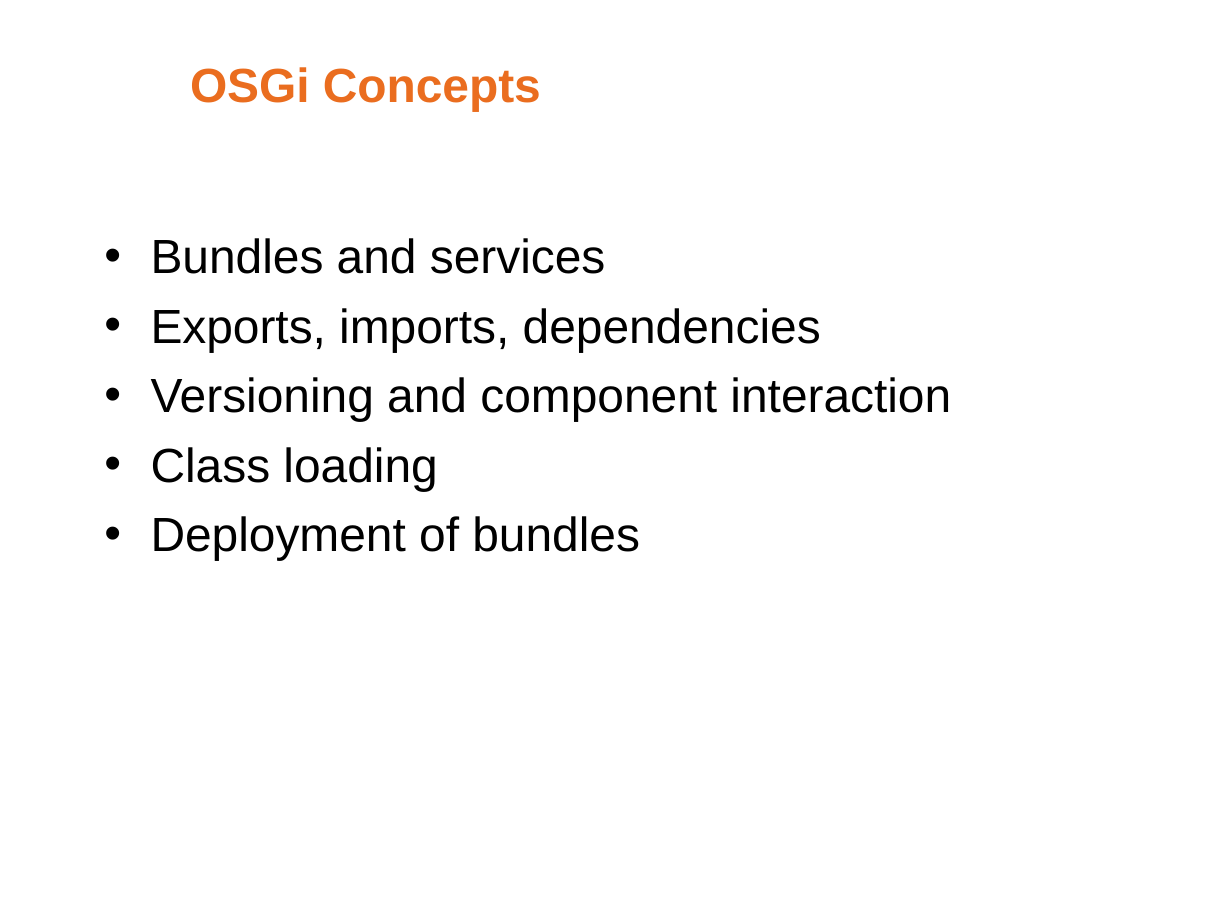
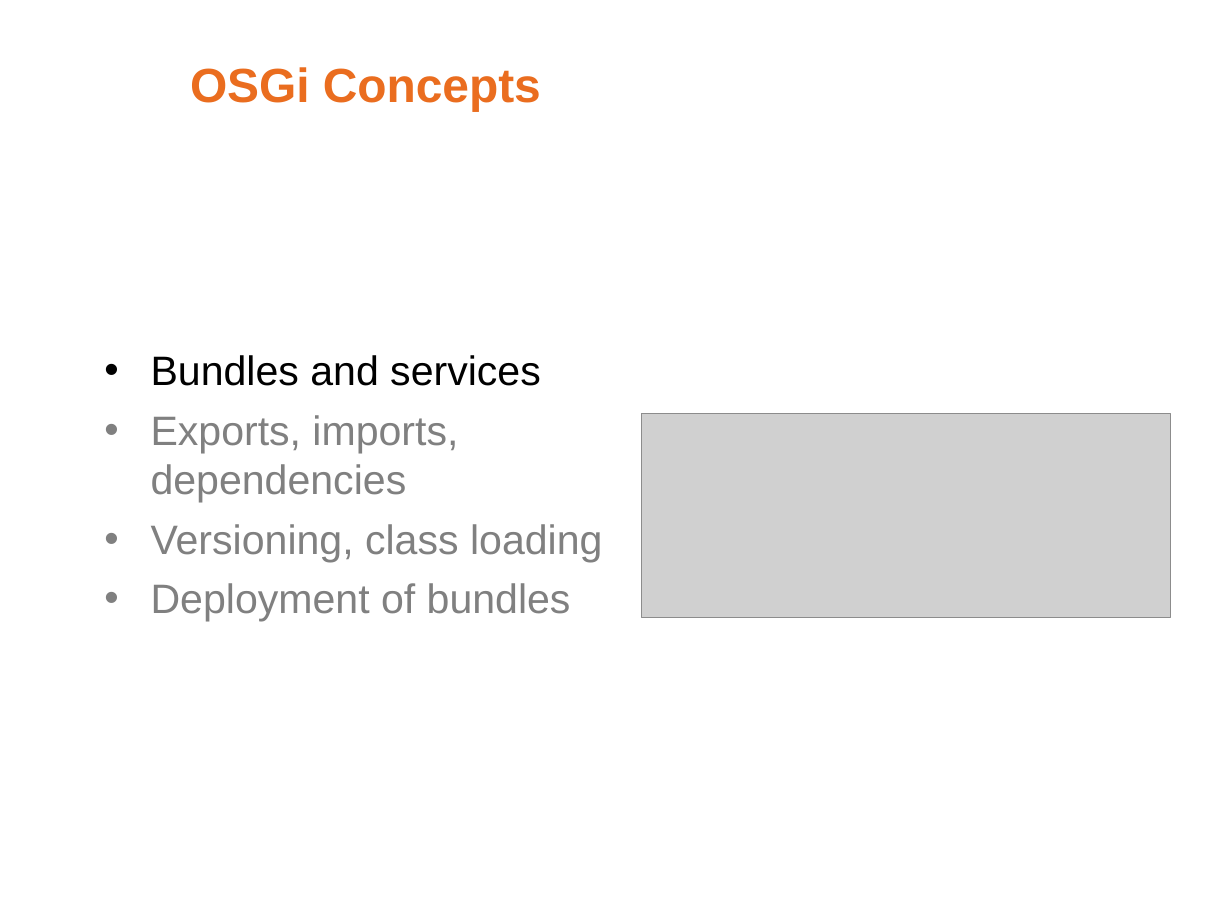
Before and after one commit to noushadali/osgi-samples, a slide deck: slide 9 of congress-registration/documentation/Webservice versioning using osgi.ppt. Drawn at 1232x924 pixels with LibreOffice and Linux fonts; fonts in the diff are those of the drawing; grey boxes stand for pictures; background and template pictures are left out. Boxes give left, top, right and bottom in pixels: in the first picture for what was removed or moved away, otherwise in the second. Text is boxed around its words. In the diff, an @@ line names an element or a change of style, - is before the commit and + after.

```diff
--- a/congress-registration/documentation/Webservice versioning using osgi.ppt
+++ b/congress-registration/documentation/Webservice versioning using osgi.ppt
@@ text at (151, 355, 571, 622): size 28 to 24 pt in "Bundles and services", "Exports, imports, dependencies", "Deployment of bundles"; text colour #000000 to #808080 in "Exports, imports, dependencies", "Deployment of bundles"; less space between paragraphs; bullet colour #000000 to #808080 @@
@@ picture added at (642, 413, 1170, 617) @@
@@ text at (151, 524, 602, 562): text changed; size 28 to 24 pt; text colour #000000 to #808080 @@
-• Versioning and component interaction
-• Class loading
+• Versioning, class loading
```
Also in this commit, not shown: 4 slides added, 1 slide removed, 6 other files.
